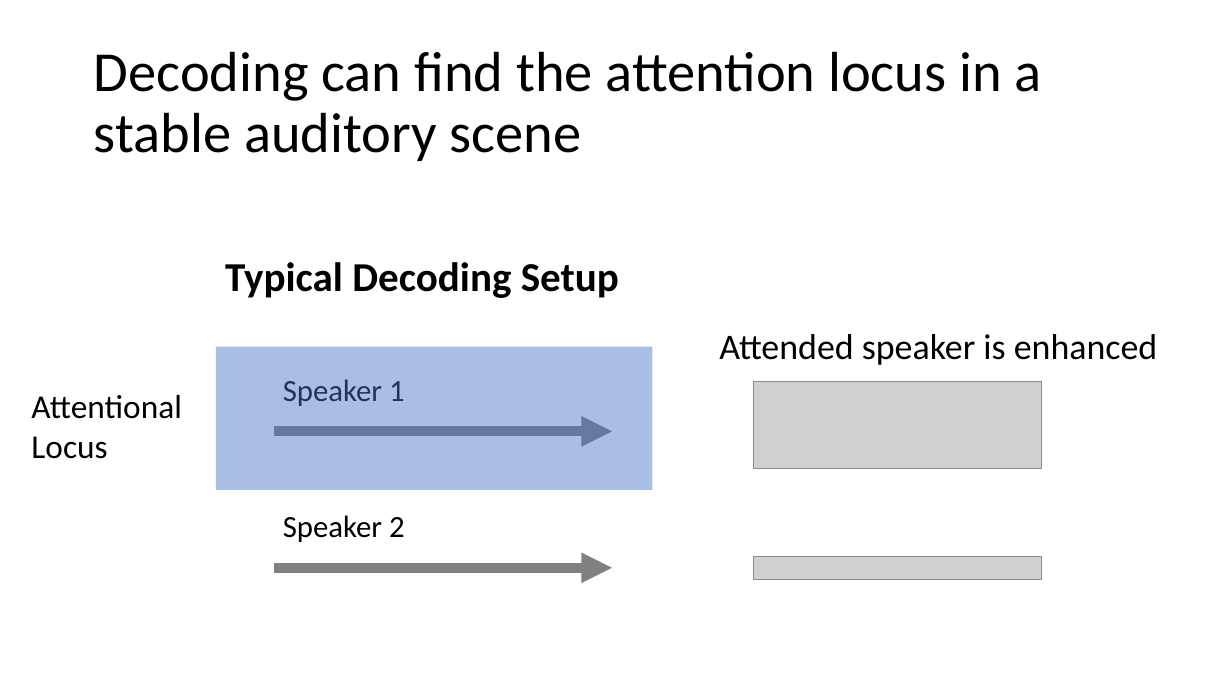
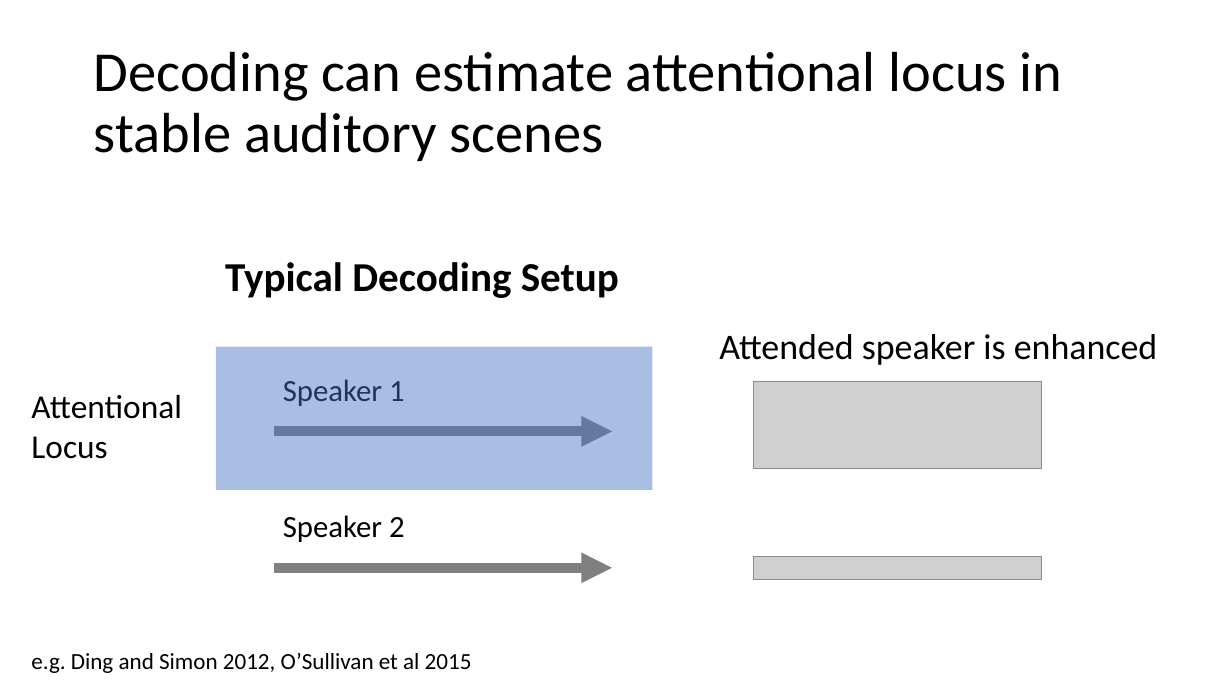
Before and after one commit to haberdashPI/german_track, a slide deck: slide 10 of presentations/ARO_2021/adapting_auditory_attention.pptx. Drawn at 1232x693 pixels with LibreOffice and Linux fonts; fonts in the diff are those of the drawing; grey boxes stand for pictures. Boxes give left, top, right and bottom in pixels: in the first picture for what was removed or moved away, otherwise in the second. Text is boxed around its words. In the diff, an @@ line names an element or a change of style, - is before the commit and + after.

```diff
--- a/presentations/ARO_2021/adapting_auditory_attention.pptx
+++ b/presentations/ARO_2021/adapting_auditory_attention.pptx
@@ title at box(94, 51, 1063, 161): text changed @@
-Decoding can find the attention locus in a stable auditory scene
+Decoding can estimate attentional locus in stable auditory scenes
@@ text added at box(31, 653, 472, 673), 18 pt, text #000000 @@
+e.g. Ding and Simon 2012, O’Sullivan et al 2015
```
Also in this commit, not shown: 29 other slides changed, 15 slides added, 8 slides removed.
